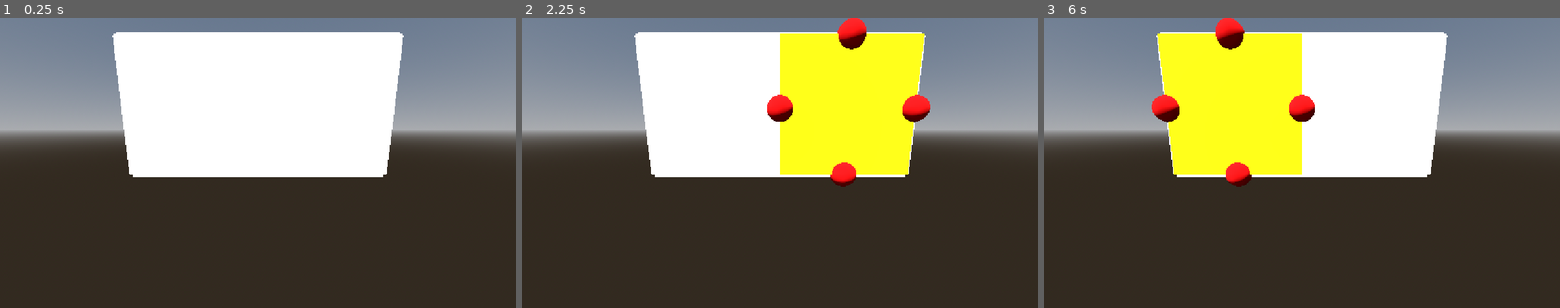
Above: before the commit, frames 1-3 (left to right).
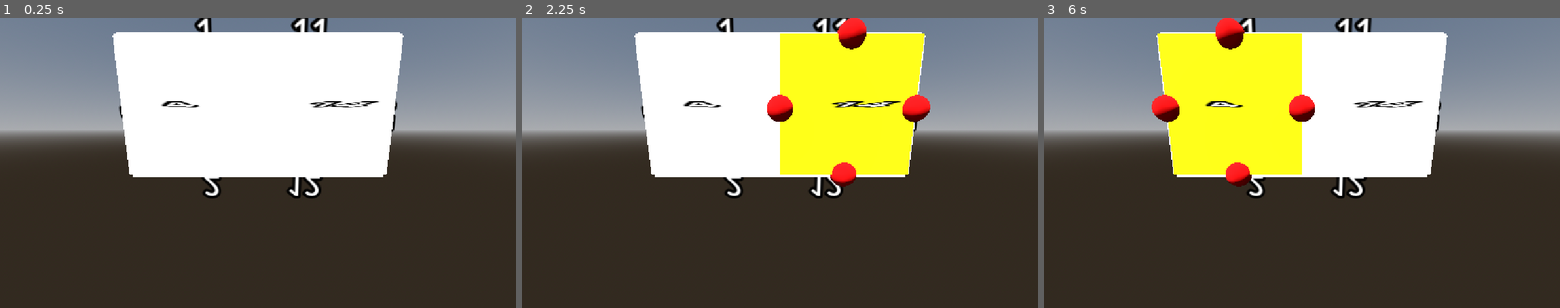
Above: after the commit, the same moments.

Repository: Turnute/PolyFold
Game: Godot game, scene res://scenes/GameScene.tscn
Same seed, same stepped clock (60 frames per second), same inputs: the game is played once before the commit and once after it.
Inputs (mouse positions are in pixels of both pictures, inside the frame that each line leads up to):
- Up to frame 1 (0.25 s): no input
- Up to frame 2 (2.25 s): tap Enter at 0.5, 2 s; move the mouse to (893, 148) at 0.52 s; hold Shift 0.53-1.25 s; click (893, 148) at 0.67 s; tap Space at 1.25 s; drag from (676, 177) to (754, 221) at 1.27 s; move the mouse to (831, 99) at 2.02 s; tap Ctrl at 2.1 s; click (831, 99) at 2.17 s
- Up to frame 3 (6 s): tap Space at 2.75, 4.25 s; drag from (1276, 221) to (1147, 119) at 2.77 s; tap Enter at 3.5 s; move the mouse to (1456, 206) at 3.52 s; tap Alt at 3.6 s; click (1456, 206) at 3.67 s; drag from (1147, 119) to (1224, 90) at 4.27 s; move the mouse to (1327, 163) at 5.02 s; hold Shift 5.03-5.75 s; click (1327, 163) at 5.17 s; drag from (1224, 90) to (1198, 177) at 5.77 s

The runs differ from the first frame. In frame 1, 1.3% of the frame differs, in the area x 23-77%, y 0-63%; in frame 2, 1.2%; in frame 3, 1.3%.

Commit message:
Show face IDs in debug labels
Add a Label3D to each face and set its text to the face ID during initialization.

Diff:
--- a/polyfold/prefabs/face.tscn
+++ b/polyfold/prefabs/face.tscn
@@ -32,3 +32,8 @@
 
 [node name="CollisionShape3D" type="CollisionShape3D" parent="FoldDetector" unique_id=108504098]
 shape = SubResource("BoxShape3D_sxki6")
+
+[node name="Label3D" type="Label3D" parent="." unique_id=566673382]
+transform = Transform3D(1, 0, 0, 0, 1, 0, 0, 0, 1, 0, 0.25994843, 0)
+pixel_size = 0.01
+text = "Test"
--- a/polyfold/scripts/polycubeDataStructure/Face.gd
+++ b/polyfold/scripts/polycubeDataStructure/Face.gd
@@ -64,6 +64,8 @@
 @onready var _fold_area: Area3D = $FoldDetector
 ## Collision shape.
 @onready var _fold_shape: CollisionShape3D = $FoldDetector/CollisionShape3D
+## Label (used for debug)
+@onready var _label: Label3D = $Label3D
 
 ## Sets the face's material and creates its edges.
 func _ready() -> void:
@@ -74,6 +76,8 @@
 		createEdge(i, Vector3(Edge.DIRECTIONS[i]) * 0.5)
 
 	updateConnectionVisuals()
+
+	_label.text = str(_id_face)
 
 ## Called when a face is selected. Highlights it and reveals its edges.
 func select() -> void:
